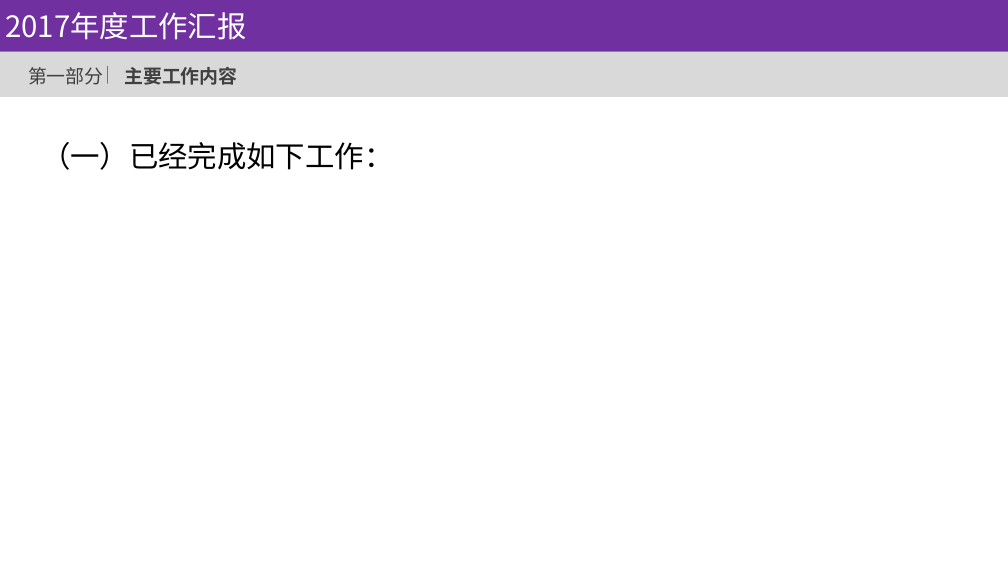
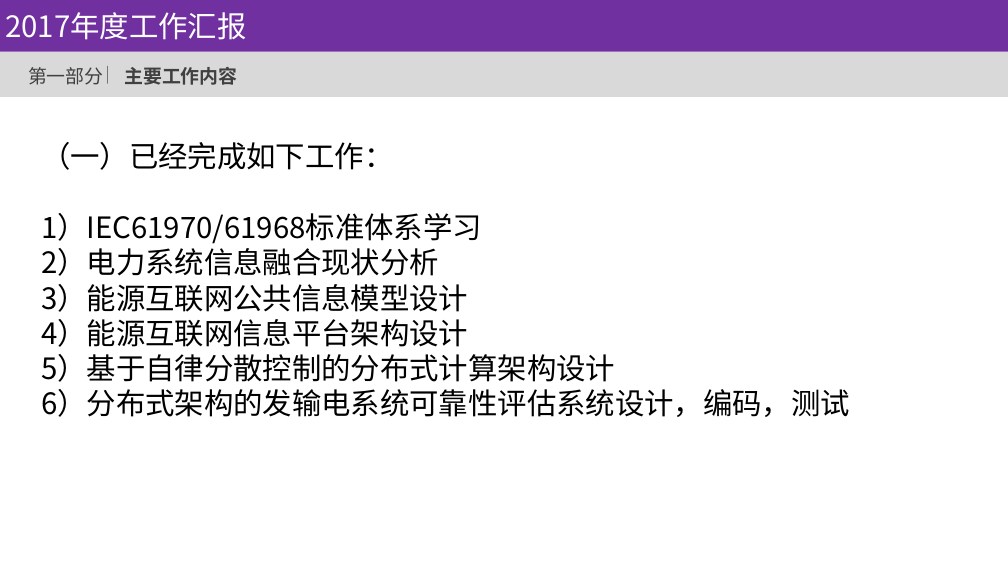
Before and after one commit to hilockman/bookmark-backup, a slide deck: slide 3 of document/company/2017年度工作汇报_姓名.ppt. Drawn at 1008x567 pixels with LibreOffice and Linux fonts; fonts in the diff are those of the drawing; background and template pictures are left out. Boxes give left, top, right and bottom in pixels: in the first picture for what was removed or moved away, otherwise in the second. Text is boxed around its words. In the diff, an @@ line names an element or a change of style, - is before the commit and + after.

```diff
--- a/document/company/2017年度工作汇报_姓名.ppt
+++ b/document/company/2017年度工作汇报_姓名.ppt
@@ text at (x1=41, y1=213, x2=850, y2=417): paragraphs added @@
+1）IEC61970/61968标准体系学习
+2）电力系统信息融合现状分析
+3）能源互联网公共信息模型设计
+4）能源互联网信息平台架构设计
+5）基于自律分散控制的分布式计算架构设计
+6）分布式架构的发输电系统可靠性评估系统设计，编码，测试
```
Also in this commit, not shown: 2 other slides changed, 3 other files.
